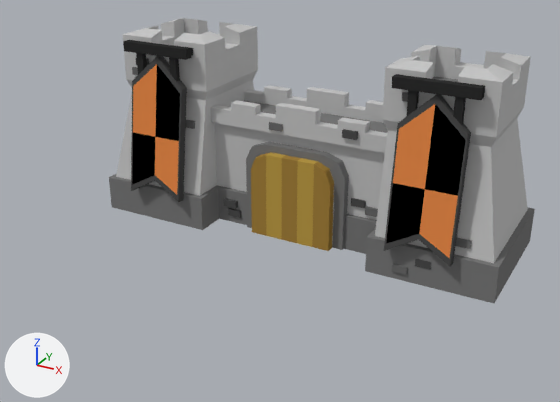
Two versions of the Blender file Models/Castle.blend, one commit apart.
Camera for both pictures: a 50 mm lens placed at (8.36, -13.68, 8.92), pointed at (0.17, 1.21, 1.48). Every picture has the same lights, and +X, +Y and +Z are marked at lower left.
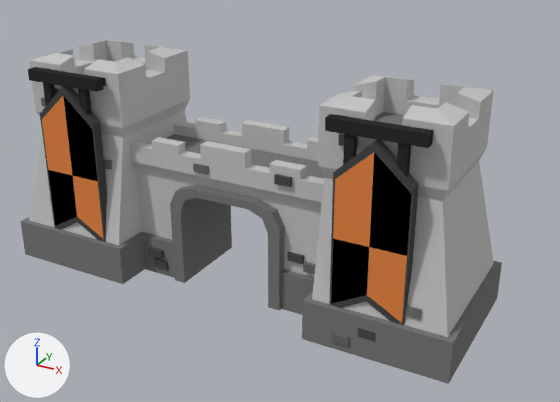
What differs and where, as boxes [x1, y1, x2, y2] in the pictures (560 x 402 px):
'Castle', added
    after: [20, 39, 502, 384]
'Cube.001', deleted
    before: [109, 18, 535, 303]
'Banner1', added
    after: [329, 140, 419, 325]
'Cube.004', deleted
    before: [384, 94, 471, 266]
'Banner', added
    after: [40, 86, 107, 242]
'Cube.003', deleted
    before: [131, 56, 187, 202]
'Cube.005', moved, rescaled (16% wider, 23% taller)
    before: [392, 74, 485, 125]
    after: [325, 114, 433, 177]
'BannerPole', added (black)
    after: [28, 67, 106, 115]
'Cube.002', deleted (black)
    before: [123, 40, 193, 81]

The change in detail:
me_cube_004 has 60 vertices, 54 faces and spans x -1.24..1.24, y 0.44..0.91, z 2.89..4.12.
me_cube_004 is used by ob_cube_005; location (3.62, 1.28, 1.53); scale (0.776, 0.776, 0.776).
me_cube_004 part 1: the whole mesh is scaled about its middle by (0.776, 0.776, 0.837), then moved by (0.11, -0.78, -3.8).
Mesh me_cube_1 is new.
It has 60 vertices, 54 faces and spans x -0.96..0.96, y -0.36..0.0, z -0.87..0.13.
It uses material mat_metal (black #303030).
Mesh me_cube_002_1 is new.
It has 26 vertices, 24 faces and spans x -0.78..0.78, y -0.11..0.11, z -2.95..0.73.
Faces by material slot: [20, 2, 2].
It uses material mat_material (dark grey #4b4b4b).
It uses material mat_colora (orange #e78948).
It uses material mat_colorb (black #000000).
Mesh me_cube_003_1 is new.
It has 26 vertices, 24 faces and spans x -0.78..0.78, y -0.11..0.11, z -2.95..0.73.
Faces by material slot: [20, 2, 2].
It uses material mat_material (dark grey #4b4b4b).
It uses material mat_colora (orange #e78948).
It uses material mat_colorb (black #000000).
Mesh me_cube_006 is new.
It has 511 vertices, 477 faces and spans x -5.38..5.38, y -1.8..1.76, z 0.0..4.92.
Faces by material slot: [260, 91, 66, 60].
It uses material mat_stone1 (light grey #c5c5c5).
It uses material mat_stone2 (grey #7a7a7a).
It uses material mat_stone3 (dark grey #505050).
It uses material mat_stone4 (dark grey #6d6d6d).
Object 'Cube.005' (ob_cube_005) is rescaled from (0.776, 0.776, 0.776) to (1.0, 1.0, 1.0).
Object 'Cube.005' (ob_cube_005) moves from (3.62, 1.28, 1.53) to (3.51, -1.34, 4.51).
Object 'Cube.004' (ob_cube_004) is deleted.
Object 'Cube.003' (ob_cube_003) is deleted.
Object 'Cube.002' (ob_cube_002) is deleted.
Object 'Cube.001' (ob_cube_001) is deleted.
Object 'BannerPole' (ob_bannerpole) is new; it shows me_cube_1.
Its location is (-3.62, -1.27, 4.6).
Object 'Banner' (ob_banner) is new; it shows me_cube_002_1.
Its location is (-3.62, -1.51, 3.73).
Object 'Banner1' (ob_banner1) is new; it shows me_cube_003_1.
Its location is (3.62, -1.52, 3.7).
Object 'Castle' (ob_castle) is new; it shows me_cube_006.
Its location is (0.0, 0.0, 0.0).
